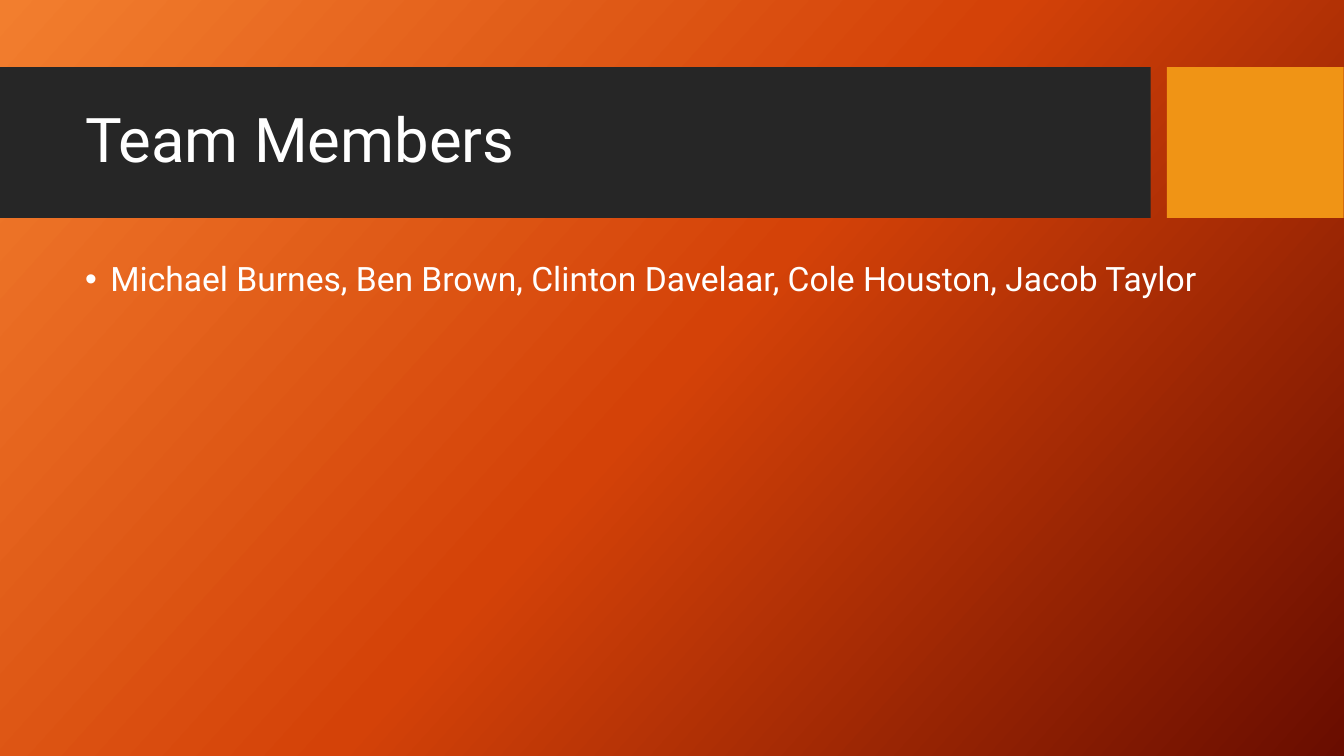
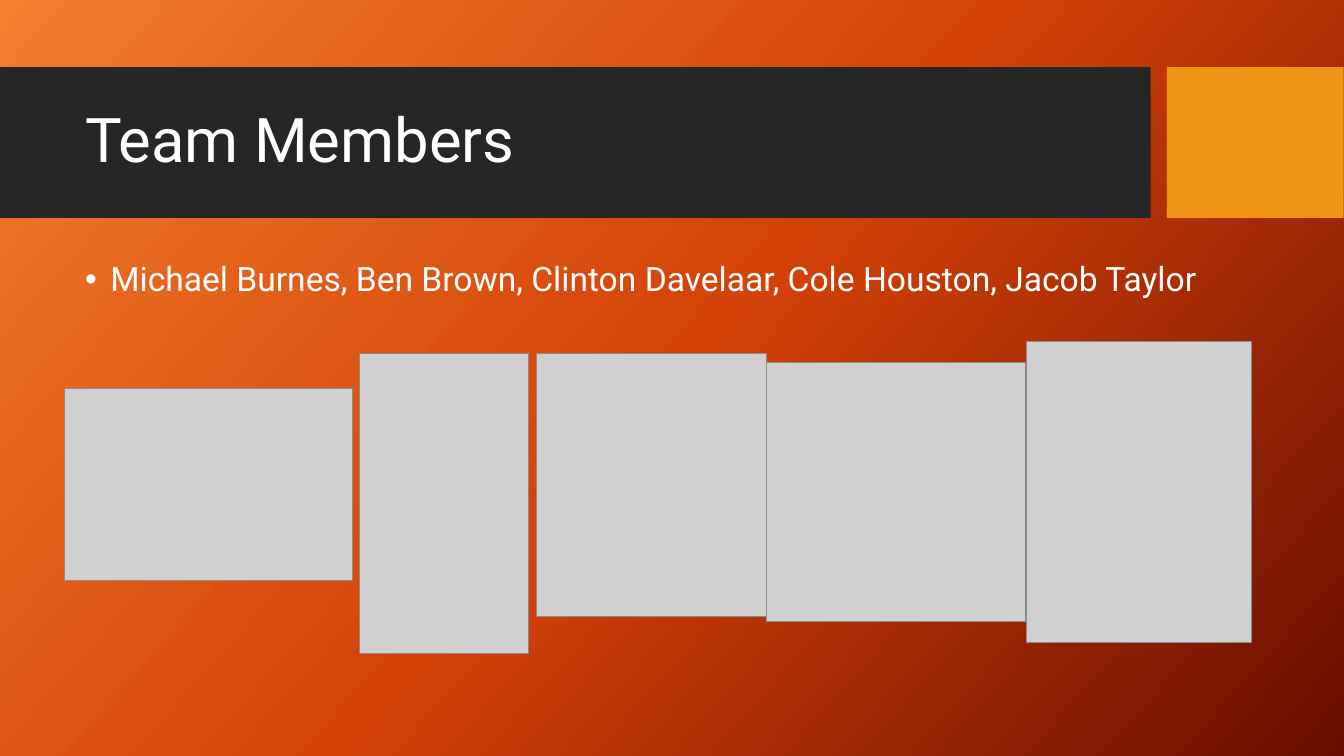
Before and after one commit to Echtniet/group-project, a slide deck: slide 2 of Vue.pptx. Drawn at 1344x756 pixels with LibreOffice and Linux fonts; fonts in the diff are those of the drawing; grey boxes stand for pictures; background and template pictures are left out. Boxes give left, top, right and bottom in pixels: in the first picture for what was removed or moved away, otherwise in the second. Text is boxed around its words. In the diff, an @@ line names an element or a change of style, - is before the commit and + after.

Commit message:
added pictures

```diff
--- a/Vue.pptx
+++ b/Vue.pptx
@@ picture added at [360, 354, 529, 654] @@
@@ picture added at [536, 353, 766, 616] @@
@@ picture added at [1026, 342, 1252, 643] @@
@@ picture added at [65, 389, 353, 582] @@
@@ picture added at [767, 363, 1026, 622] @@
```
